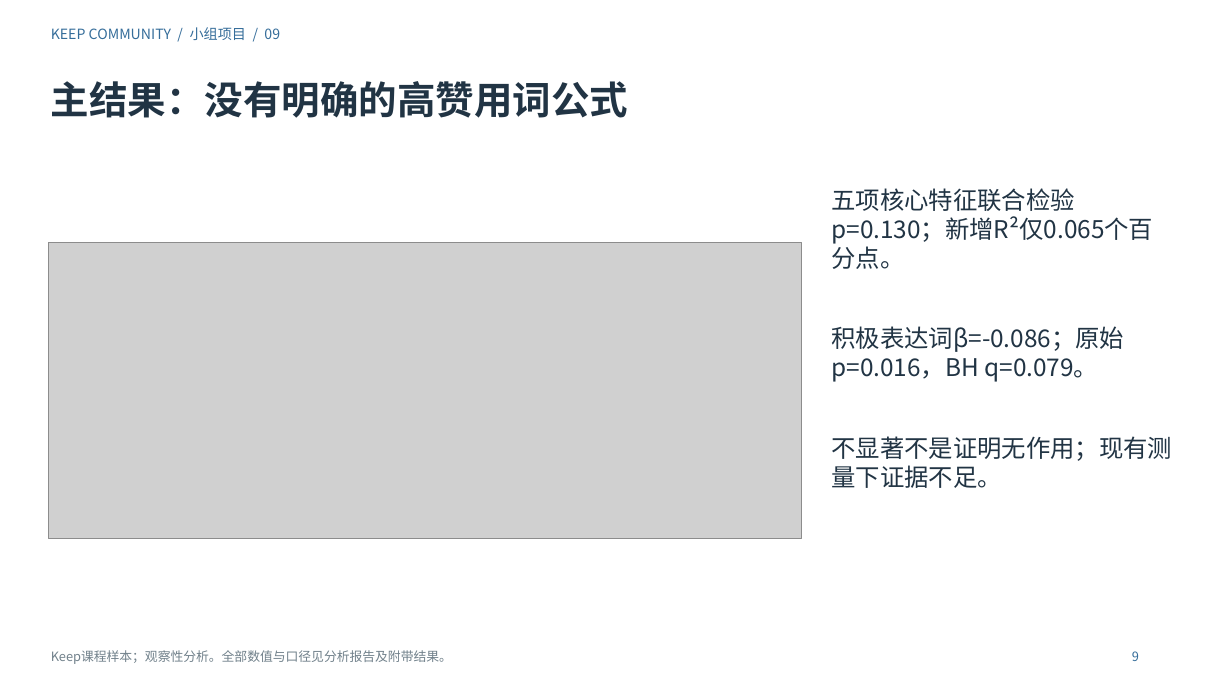
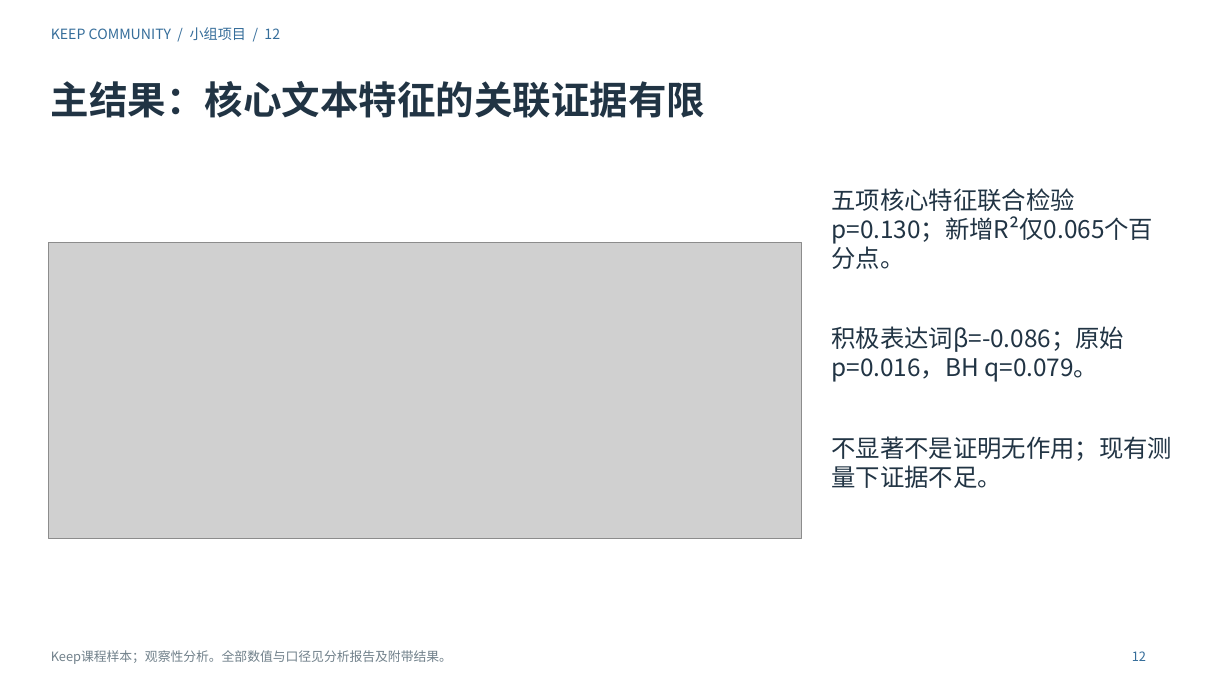
Before and after one commit to Charlie-ChenLin/keep-community-analysis, a slide deck: slide 12 of 演示文稿.pptx (slide 9 before the commit). Drawn at 1232x693 pixels with LibreOffice and Linux fonts; fonts in the diff are those of the drawing; grey boxes stand for pictures. Boxes give left, top, right and bottom in pixels: in the first picture for what was removed or moved away, otherwise in the second. Text is boxed around its words. In the diff, an @@ line names an element or a change of style, - is before the commit and + after.

```diff
--- a/演示文稿.pptx
+++ b/演示文稿.pptx
@@ text at (x1=51, y1=27, x2=280, y2=40): text changed @@
-KEEP COMMUNITY / 小组项目 / 09
+KEEP COMMUNITY / 小组项目 / 12
@@ text at (x1=51, y1=81, x2=705, y2=118): text changed @@
-主结果：没有明确的高赞用词公式
+主结果：核心文本特征的关联证据有限
@@ text at (x1=1132, y1=651, x2=1146, y2=661): text changed @@
-9
+12
```
Also in this commit, not shown: 12 other slides changed, 7 slides added, 57 other files.
